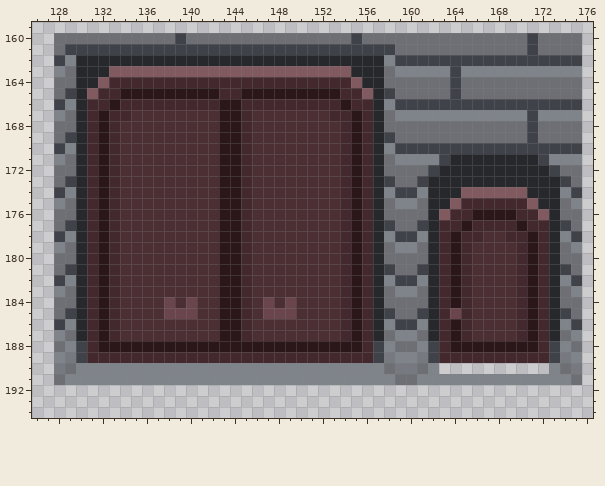
Pixel-art file, stored at Artwork/TileSets/TileMaps/Dungeon.ase. That is the earlier state.
320x320 pixels, 1 frame. Colours within 5 levels of each other are drawn and written as one. Shown: x 126..176, y 159..194. The commit also changed other parts of the picture, which this record leaves out.
The same view after the edit:
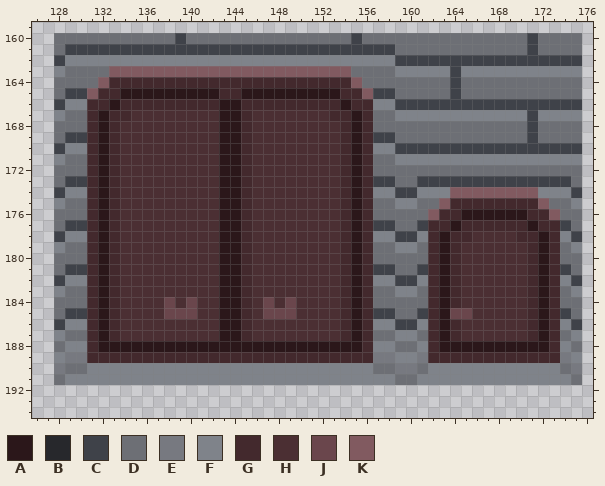
Palette (. is transparent): A #2b171a  B #27282c  C #3f4249  D #6d6f75  E #777980  F #7f838a  G #43292d  H #4b2f33  J #6a464c  K #815a60
Difference:
Colour G becomes colour A in row 176 at x 165 and 170; in row 177 at x 164 and 171; in rows 178 to 188 at x 163 and 172.
Colour B becomes colour C in row 165 at x 130 and 157; in row 169 at x 130 and 157; in row 173 at x 130, 157 and 162 to 173; in row 177 at x 130 and 157; in row 181 at x 130 and 157; in row 185 at x 130 and 157.
Colour B becomes colour D in row 163 at x 130 to 132 and 155 to 157; in row 164 at x 130 to 131 and 156 to 157; in rows 167 to 168 at x 130 and 157; in row 171 at x 130 and 157; in row 172 at x 130, 157 and 163 to 172; in row 175 at x 130, 157, 162 and 173.
Colour B becomes colour D in row 176 at x 130 and 157; in rows 179 to 180 at x 130 and 157; in rows 183 to 184 at x 130 and 157; in row 187 at x 130 and 157.
Colour C becomes colour D in row 172 at x 162 and 173.
Colour F becomes colour D in row 190 at x 130 and 157.
Colour C becomes colour E in row 189 at x 130 and 157.
The author put colour F in row 190 at x 163 to 172.
Colour B becomes colour F in row 162 at x 130 to 157; in row 166 at x 130 and 157; in row 170 at x 130 and 157; in row 171 at x 164 to 171; in row 174 at x 130, 157, 162 to 163 and 172 to 173; in row 178 at x 130 and 157.
Colour B becomes colour F in row 182 at x 130 and 157; in row 186 at x 130 and 157.
Colour C becomes colour F in row 171 at x 163 and 172; in row 188 at x 130 and 157.
Colour A becomes colour G in row 177 at x 165 and 170; in rows 178 to 184 at x 164 and 171; in row 185 at x 171; in rows 186 to 187 at x 164 and 171.
Colour B becomes colour G in rows 177 to 187 at x 162 and 173.
Colour C becomes colour G in rows 188 to 189 at x 162 and 173.
Colour K becomes colour G in row 175 at x 164 and 171; in row 176 at x 163 and 172.
Colour G becomes colour H in row 178 at x 166 and 169; in rows 179 to 184 at x 165 and 170; in row 185 at x 170; in rows 186 to 187 at x 165 and 170.
Colour G becomes colour J in row 185 at x 165.
Colour B becomes colour K in row 174 at x 164 and 171; in row 175 at x 163 and 172; in row 176 at x 162 and 173.
